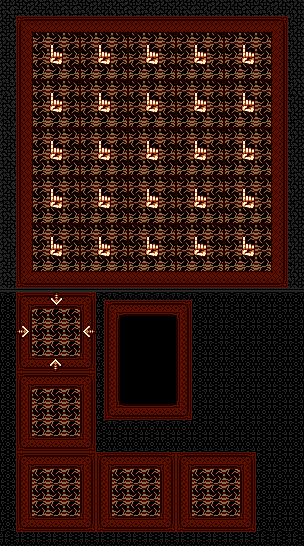
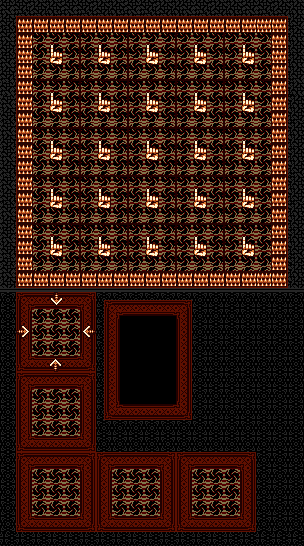
Before/after of a 304px x 546px layered artwork. What changed in the layer stack:
added layer "pause" above "play_area_border_1" over bbox(17, 17, 287, 287)
